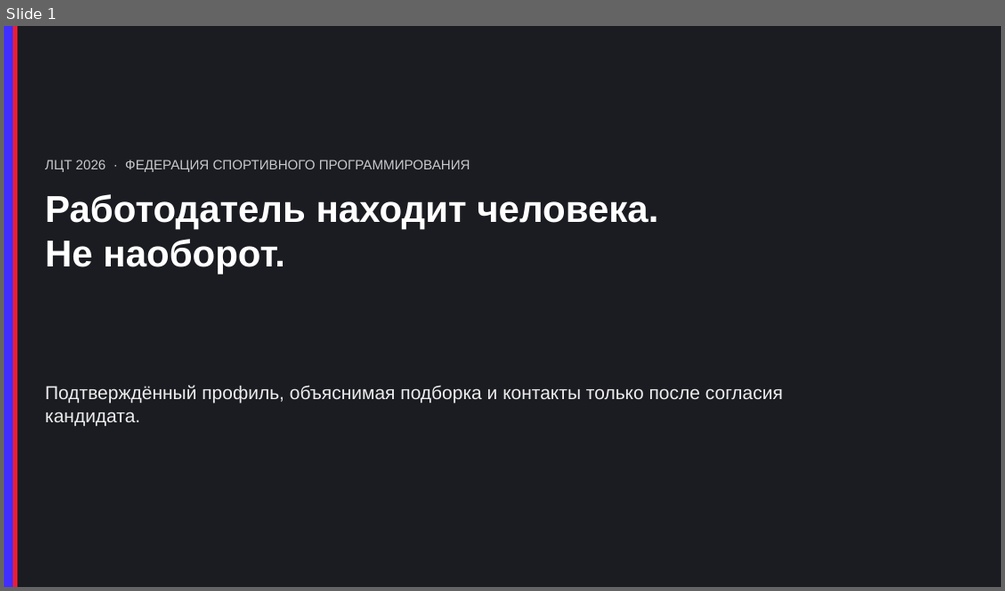
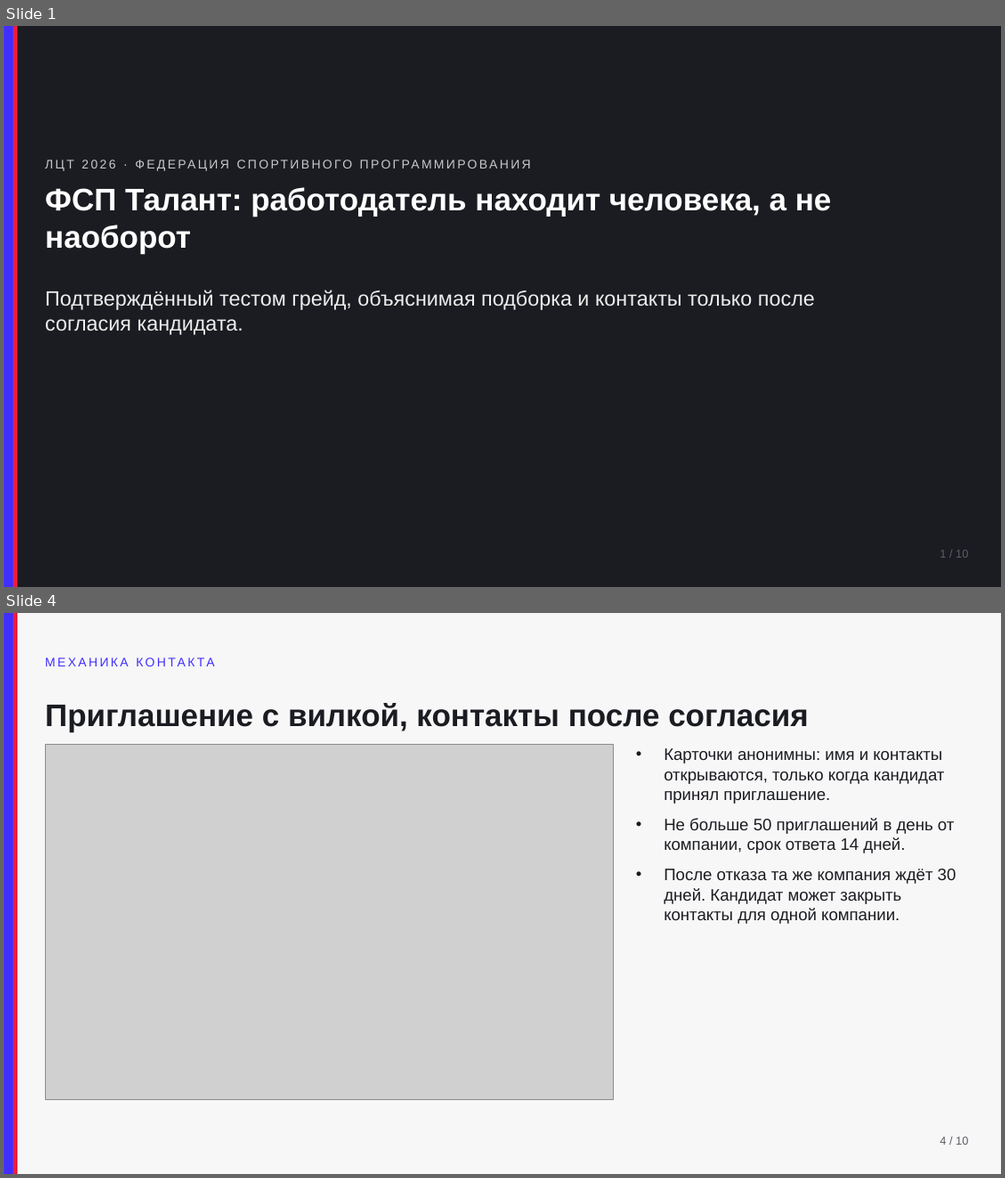
Before and after one commit to KonkovDV/fsp-talent, a slide deck: docs/pitch.pptx. Shown one above the other, each under a label of ours: slide 1 before the commit, slides 1 and 4 after it; the slides between them are not shown. The pictures are 1005x591 and 1005x1178 pixels, drawn with LibreOffice and Linux fonts; fonts in the diff are those of the drawing; grey boxes stand for pictures. Boxes give left, top, right and bottom in pixels: in the first picture for what was removed or moved away, otherwise in the second. Text is boxed around its words. In the diff, an @@ line names an element or a change of style, - is before the commit and + after.

Commit message:
Питч переделан на десять слайдов со скриншотами стенда: HTML, PPTX и PDF собираются из одного источника, у каждой цифры есть команда, а пример оси ФСП закреплён тестом.

```diff
--- a/docs/pitch.pptx
+++ b/docs/pitch.pptx
@@ slide 4 added at (4, 613, 1001, 1174), background #F7F7F8 @@
@@ rectangle added at (4, 613, 13, 1174), fill #402FFF @@
@@ rectangle added at (13, 613, 17, 1174), fill #EC1D35 @@
@@ text added at (45, 657, 214, 666), 12 pt, text #402FFF @@
+МЕХАНИКА КОНТАКТА
@@ text added at (45, 703, 809, 732), 30 pt, text #1B1C21, bold @@
+Приглашение с вилкой, контакты после согласия
@@ picture added at (45, 744, 614, 1099) @@
@@ text added at (663, 748, 956, 924), 16 pt, text #1B1C21 @@
+• Карточки анонимны: имя и контакты открываются, только когда кандидат принял приглашение.
+• Не больше 50 приглашений в день от компании, срок ответа 14 дней.
+• После отказа та же компания ждёт 30 дней. Кандидат может закрыть контакты для одной компании.
@@ text added at (939, 1136, 968, 1144), 11 pt, text #5C5E66 @@
+4 / 10
@@ slide 1 changed as well @@
@@ text "ЛЦТ 2026 · ФЕДЕРАЦИЯ СПОРТИВНОГО ..." at (45, 153, 942, 176): size 13 to 12 pt, letter spacing 0 to 2 pt @@
@@ text at (45, 187, 832, 253): text changed; size 36 to 30 pt @@
-Работодатель находит человека.
-Не наоборот.
+ФСП Талант: работодатель находит человека, а не наоборот
@@ text at (45, 289, 815, 335): text changed; size 18 to 20 pt @@
-Подтверждённый профиль, объяснимая подборка и контакты только после согласия кандидата.
+Подтверждённый тестом грейд, объяснимая подборка и контакты только после согласия кандидата.
@@ text added at (939, 549, 968, 557), 11 pt, text #5C5E66 @@
+1 / 10
```
Also in this commit, not shown: 8 other slides added, 6 slides removed, 9 other files.
